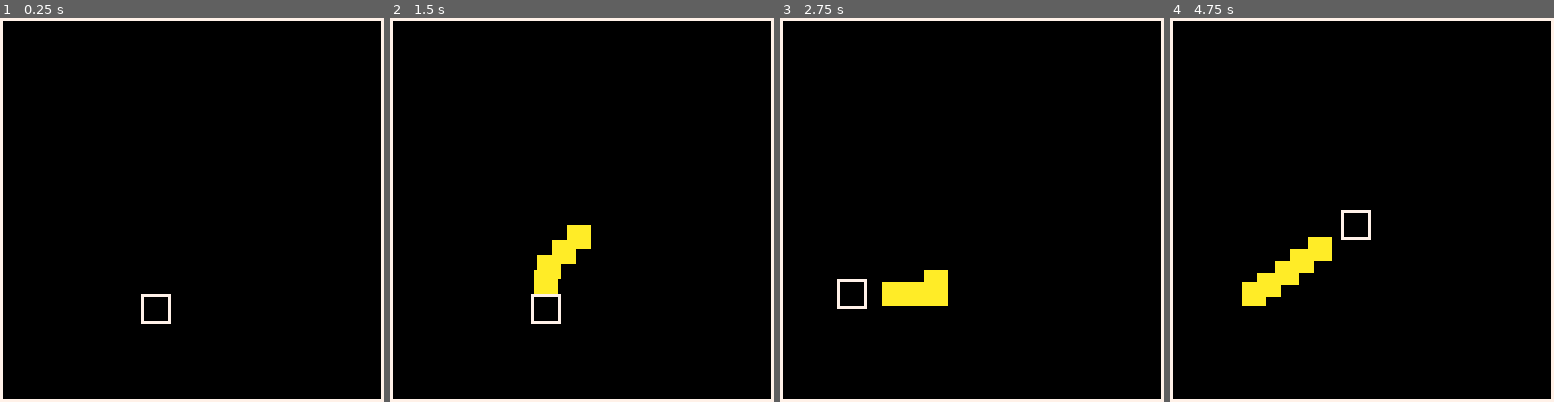
Above: before the commit, frames 1-4 (left to right).
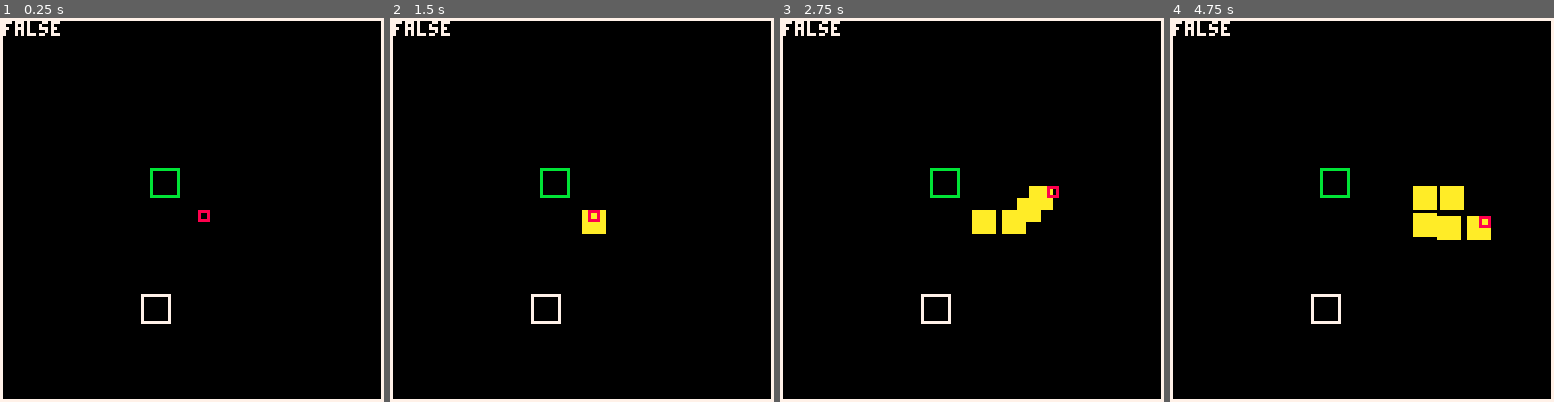
Above: after the commit, the same moments.

Repository: shen-sat/qix
Game: PICO-8 cartridge qix.p8
Same seed, same stepped clock (60 frames per second), same inputs: the game is played once before the commit and once after it.
Inputs:
- Up to frame 1 (0.25 s): no input
- Up to frame 2 (1.5 s): no input
- Up to frame 3 (2.75 s): hold Right 1.6-2.1 s; hold Up 2.15-2.42 s; hold Right from 2.47 s (still down)
- Up to frame 4 (4.75 s): release Right at 3.03 s; hold Left 3.08-3.58 s; hold Down 3.63-3.97 s; hold Right 4.02-4.68 s; hold Up from 4.73 s (still down)

The runs differ from the first frame. In frame 1, 0.6% of the frame differs, in the area x 0-55%, y 0-54%; in frame 2, 2.1%; in frame 3, 3.6%; in frame 4, 4.6%, in the area x 0-84%, y 0-80%.

Commit message:
Super rough implementation for top hitbox collision

Diff:
--- a/qix.p8
+++ b/qix.p8
@@ -56,14 +56,14 @@
       self.y_speed = y_distance/60
     end,
     move = function(self)
-      if self:destination_reached() then
-        self:generate_destination()
-      else
-        if center_of(self).x >= center_of(self.destination).x then self.x -= self.x_speed end
-        if center_of(self).x <= center_of(self.destination).x then self.x += self.x_speed end
-        if center_of(self).y >= center_of(self.destination).y then self.y -= self.y_speed end
-        if center_of(self).y <= center_of(self.destination).y then self.y += self.y_speed end
-      end
+      -- if self:destination_reached() then
+      --   self:generate_destination()
+      -- else
+      --   if center_of(self).x >= center_of(self.destination).x then self.x -= self.x_speed end
+      --   if center_of(self).x <= center_of(self.destination).x then self.x += self.x_speed end
+      --   if center_of(self).y >= center_of(self.destination).y then self.y -= self.y_speed end
+      --   if center_of(self).y <= center_of(self.destination).y then self.y += self.y_speed end
+      -- end
     end,
     manage_move_history = function(self)
      if frame_counter % 10 == 0 then
@@ -76,6 +76,13 @@
 
   frame_counter = 0
 
+  block = {
+   x = 50,
+   y = 50,
+   width = 10,
+   height = 10
+  }
+
   game.update = level_update
   game.draw = level_draw
 end
@@ -85,10 +92,20 @@
   qix:update()
 
   -- control qix manually
-  -- if btn(0) then qix.x -= 1 end
-  -- if btn(1) then qix.x += 1 end
-  -- if btn(2) then qix.y -= 1 end
-  -- if btn(3) then qix.y += 1 end
+  if btn(0) then qix.x -= 1 end
+  if btn(1) then qix.x += 1 end
+  if btn(2) then qix.y -= 1 end
+  if btn(3) then qix.y += 1 end
+
+  --collision
+  local top_hitbox = {
+   x = qix.x + 2,
+   y = qix.y,
+   width = 4,
+   height = 4
+  }
+
+  collided = check_overlap(top_hitbox, block)
 end
 
 function level_draw()
@@ -98,6 +115,13 @@
   qix:draw()
   -- destination hitbox
   rect(qix.destination.x,qix.destination.y,qix.destination.x + qix.destination.width - 1,qix.destination.y + qix.destination.height - 1,7)
+
+  --top hitbox
+  rect(qix.x + 2,qix.y,qix.x + 2 + 2 + 2 -1,(qix.y + qix.height/2) - 1,8)
+  --block
+  rect(block.x,block.y,block.x + block.width - 1,block.y + block.height - 1,11)
+  --print collision
+  print(collided,1,1,7)
 end
 
 function check_overlap(rect_a, rect_b)
